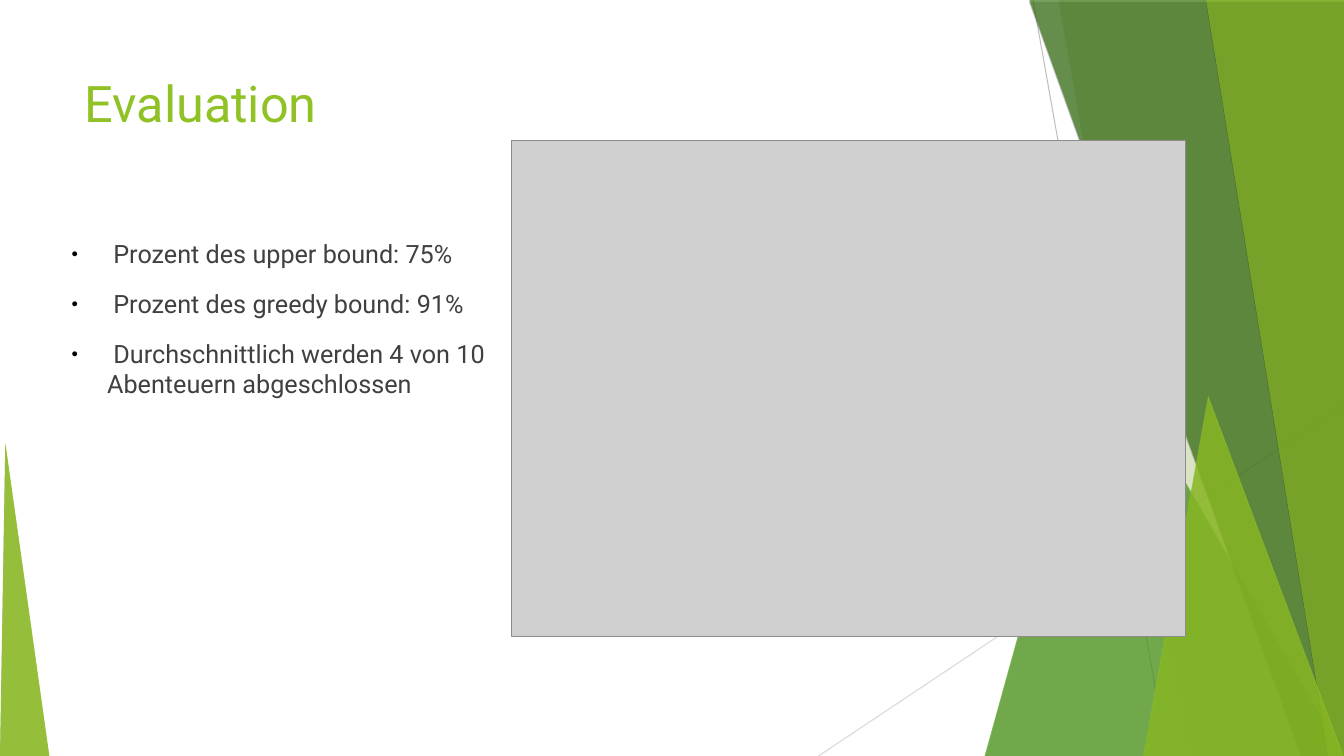
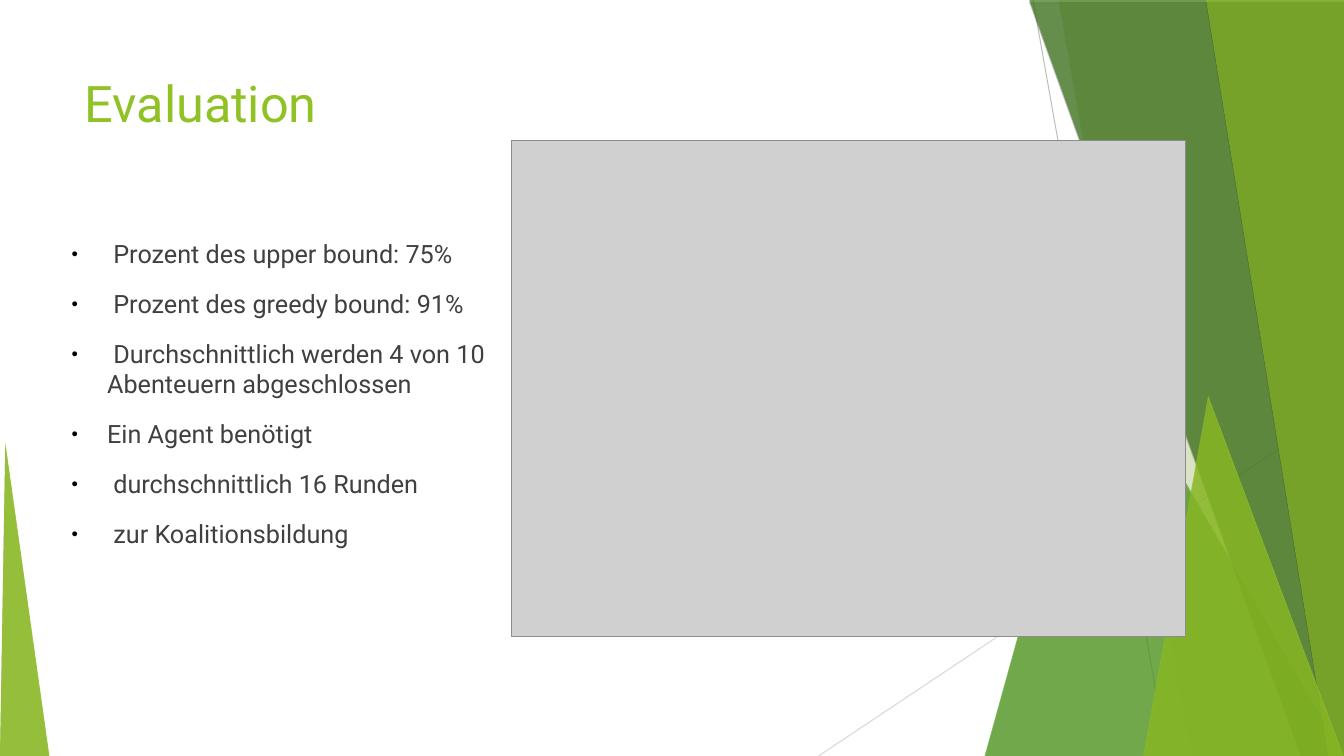
Before and after one commit to MFizz/AiF, a slide deck: slide 10 of Abschluss/alt.odp (slide 8 before the commit). Drawn at 1344x756 pixels with LibreOffice and Linux fonts; fonts in the diff are those of the drawing; grey boxes stand for pictures. Boxes give left, top, right and bottom in pixels: in the first picture for what was removed or moved away, otherwise in the second. Text is boxed around its words. In the diff, an @@ line names an element or a change of style, - is before the commit and + after.

```diff
--- a/Abschluss/alt.odp
+++ b/Abschluss/alt.odp
@@ text at (107, 424, 418, 549): paragraphs added @@
+● Ein Agent benötigt
+● durchschnittlich 16 Runden
+● zur Koalitionsbildung
```
Also in this commit, not shown: 2 other slides changed, 4 slides added, 3 slides removed, 1 other file.
